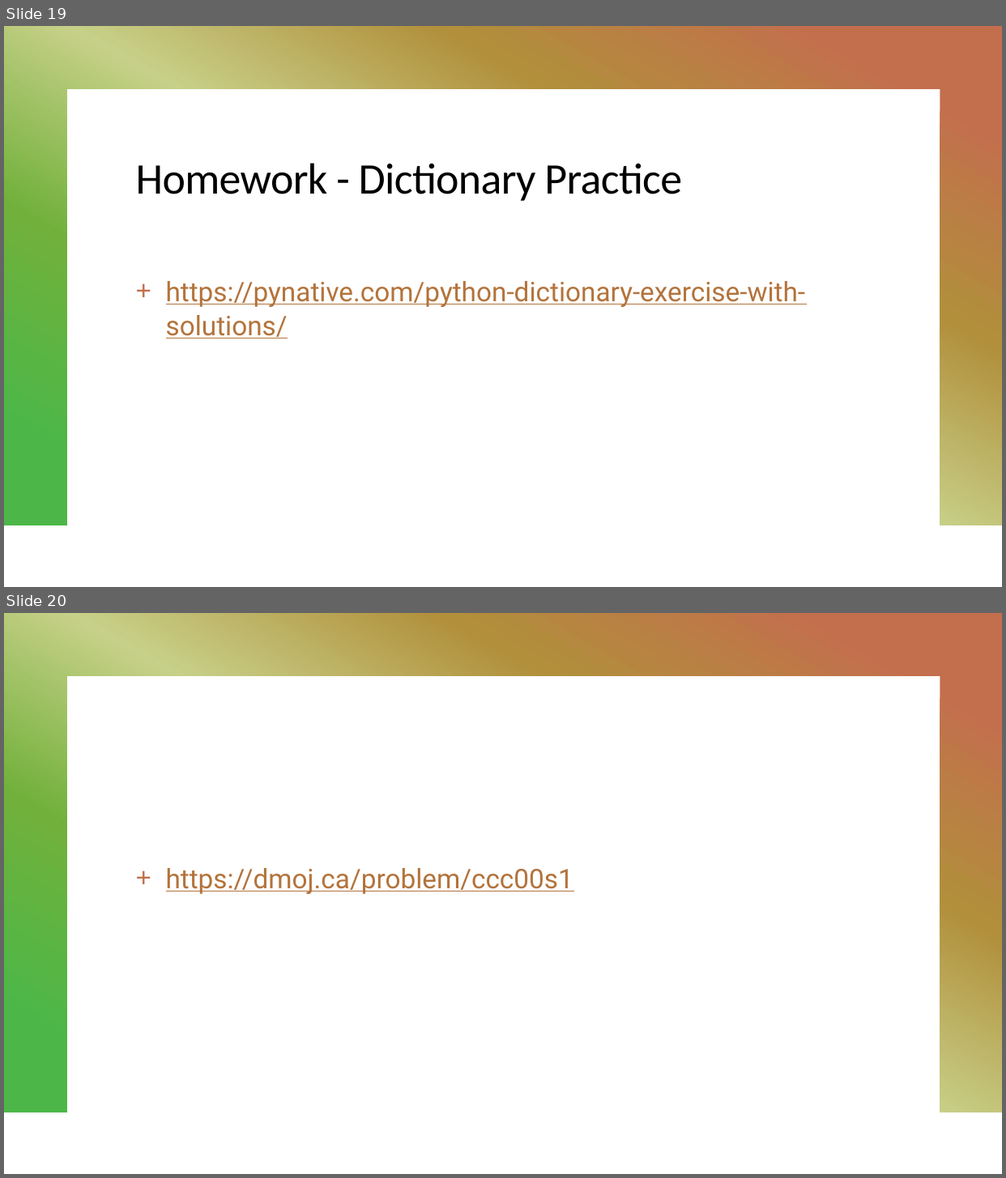
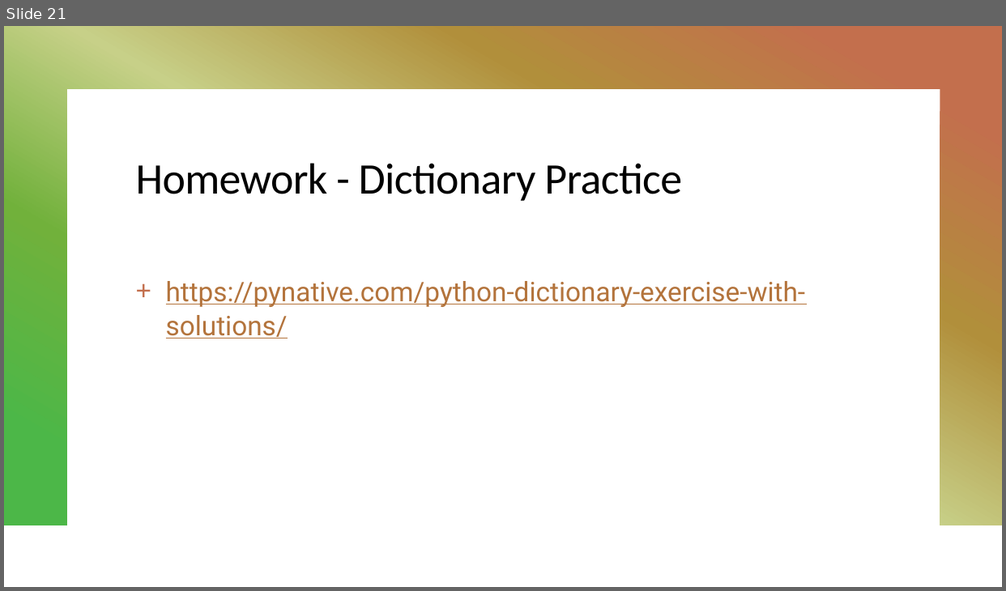
Before and after one commit to KarinaSang/Teaching, a slide deck: CCC_Junior/Week1/Week1.pptx. Shown one above the other, each under a label of ours: slides 19 and 20 before the commit, slide 21 after it. The pictures are 1006x1178 and 1006x591 pixels, drawn with LibreOffice and Linux fonts; fonts in the diff are those of the drawing. Boxes give left, top, right and bottom in pixels: in the first picture for what was removed or moved away, otherwise in the second. Text is boxed around its words. In the diff, an @@ line names an element or a change of style, - is before the commit and + after.

```diff
--- a/CCC_Junior/Week1/Week1.pptx
+++ b/CCC_Junior/Week1/Week1.pptx
@@ slide 20 removed at box(4, 613, 1002, 1174), background #FFFFFF; not listed: 1 template element that a slide beside it also shows @@
@@ text removed at box(166, 868, 573, 894) @@
-+ https://dmoj.ca/problem/ccc00s1
@@ what was slide 19 is now slide 21 @@
```
Also in this commit, not shown: 2 slides added, 1 other slide removed, 22 other files.
